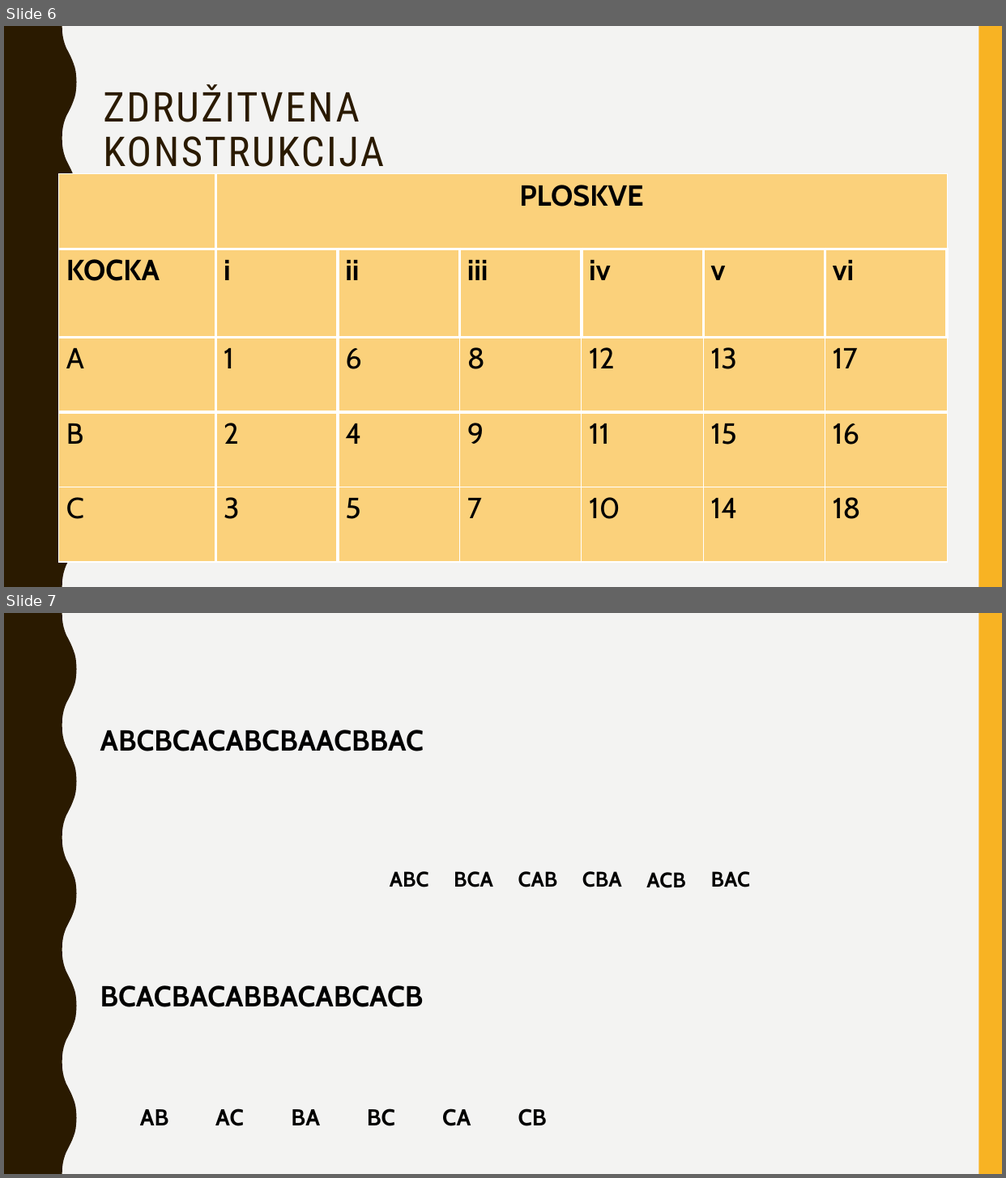
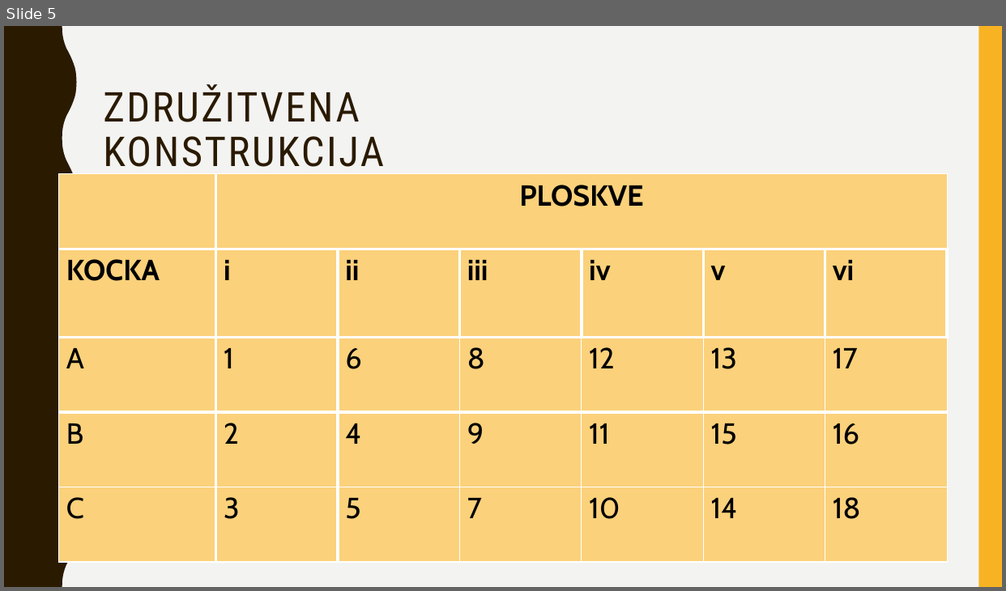
Before and after one commit to lanster42/FMF_zapiski, a slide deck: Seminar/Permutacijsko-pošteni nabori kock.pptx. Shown one above the other, each under a label of ours: slides 6 and 7 before the commit, slide 5 after it. The pictures are 1006x1178 and 1006x591 pixels, drawn with LibreOffice and Linux fonts; fonts in the diff are those of the drawing. Boxes give left, top, right and bottom in pixels: in the first picture for what was removed or moved away, otherwise in the second. Text is boxed around its words. In the diff, an @@ line names an element or a change of style, - is before the commit and + after.

```diff
--- a/Seminar/Permutacijsko-pošteni nabori kock.pptx
+++ b/Seminar/Permutacijsko-pošteni nabori kock.pptx
@@ slide 7 removed at bbox=[4, 613, 1002, 1174], background #F3F3F2; not listed: 2 template elements that a slide beside it also shows @@
@@ text removed at bbox=[100, 730, 424, 752] @@
-ABCBCACABCBAACBBAC
@@ text removed at bbox=[390, 871, 429, 888] @@
-ABC
@@ text removed at bbox=[454, 871, 493, 888] @@
-BCA
@@ text removed at bbox=[518, 871, 558, 888] @@
-CAB
@@ text removed at bbox=[582, 871, 622, 888] @@
-CBA
@@ text removed at bbox=[646, 872, 685, 888] @@
-ACB
@@ text removed at bbox=[711, 871, 750, 888] @@
-BAC
@@ text removed at bbox=[100, 986, 424, 1007] @@
-BCACBACABBACABCACB
@@ text removed at bbox=[140, 1110, 169, 1126] @@
-AB
@@ text removed at bbox=[215, 1109, 244, 1127] @@
-AC
@@ text removed at bbox=[291, 1110, 320, 1126] @@
-BA
@@ text removed at bbox=[367, 1109, 395, 1127] @@
-BC
@@ text removed at bbox=[442, 1109, 471, 1127] @@
-CA
@@ text removed at bbox=[518, 1109, 547, 1127] @@
-CB
@@ what was slide 6 is now slide 5 @@
```
Also in this commit, not shown: 2 slides changed, 1 other slide removed, 2 other files.
